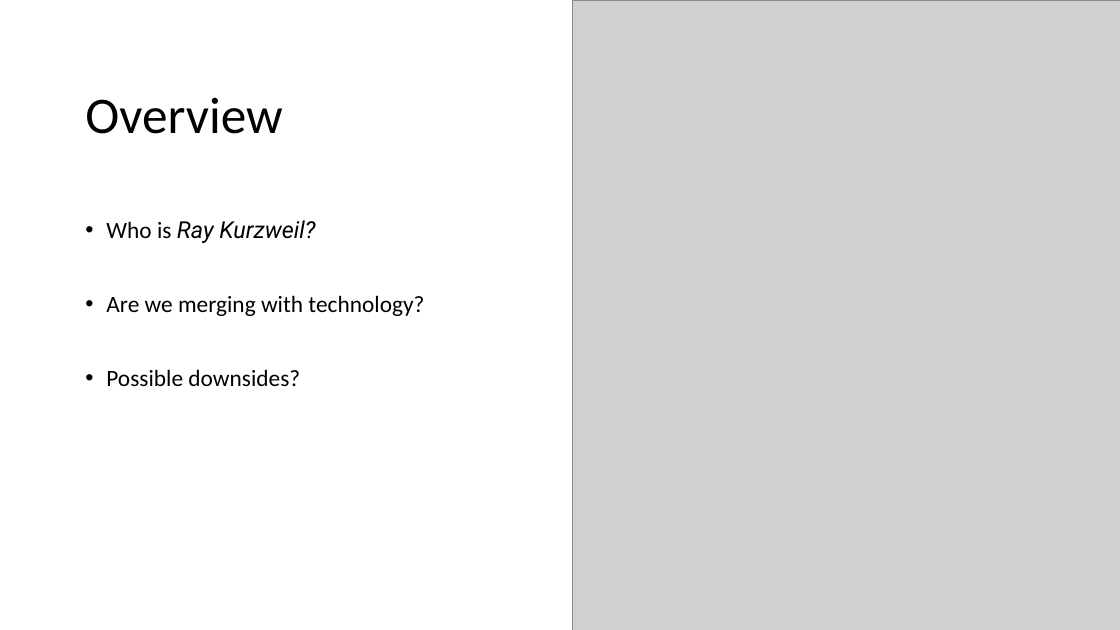
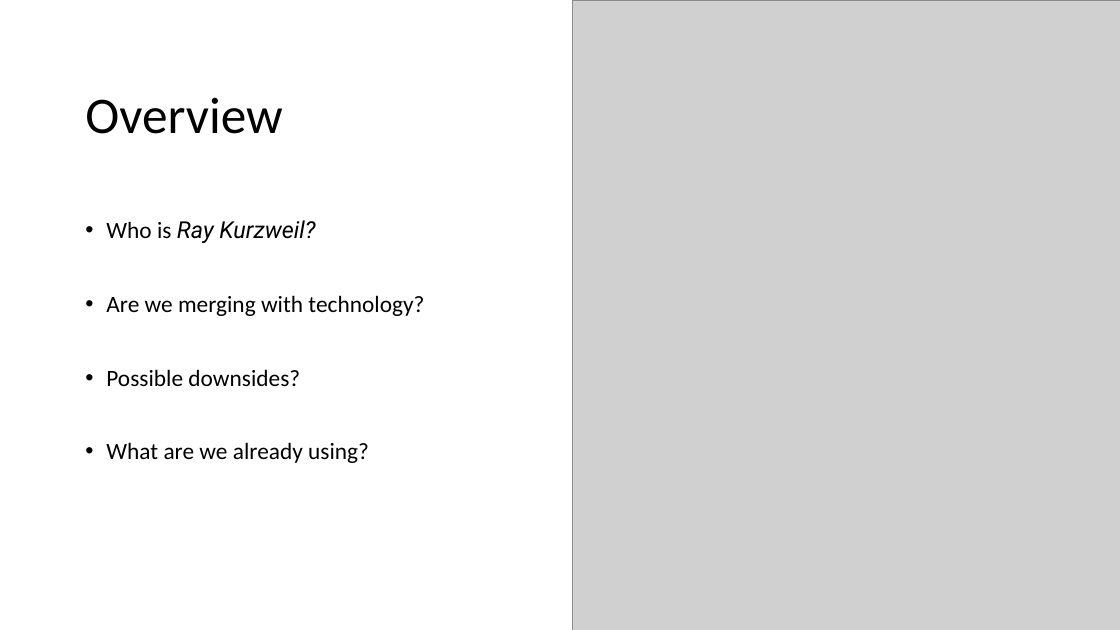
Before and after one commit to ArkonM/4CHIF, a slide deck: slide 2 of E - Ursula Rieder/Referat/Human_2.0.pptx. Drawn at 1120x630 pixels with LibreOffice and Linux fonts; fonts in the diff are those of the drawing; grey boxes stand for pictures. Boxes give left, top, right and bottom in pixels: in the first picture for what was removed or moved away, otherwise in the second. Text is boxed around its words. In the diff, an @@ line names an element or a change of style, - is before the commit and + after.

```diff
--- a/E - Ursula Rieder/Referat/Human_2.0.pptx
+++ b/E - Ursula Rieder/Referat/Human_2.0.pptx
@@ text at bbox=[106, 442, 369, 463]: paragraph added @@
+• What are we already using?
```
Also in this commit, not shown: 1 other slide changed, 6 slides added, 12 other files.
